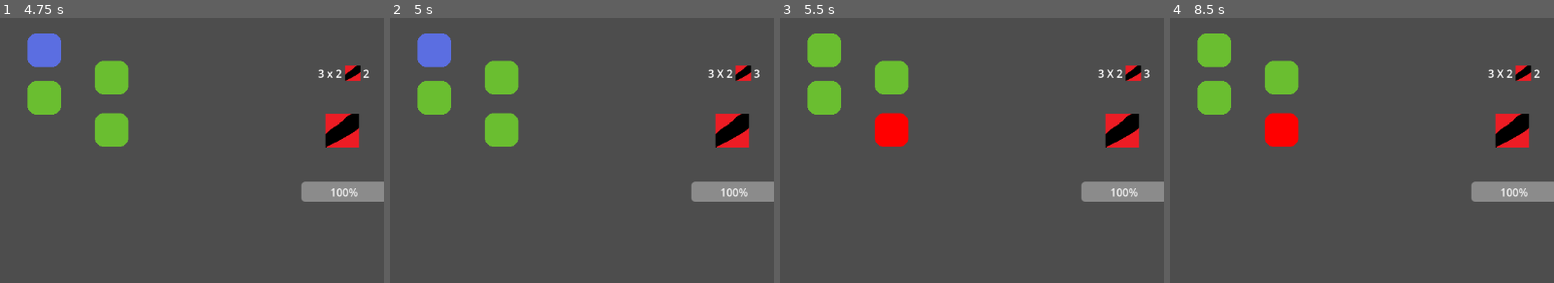
Above: before the commit, frames 1-4 (left to right).
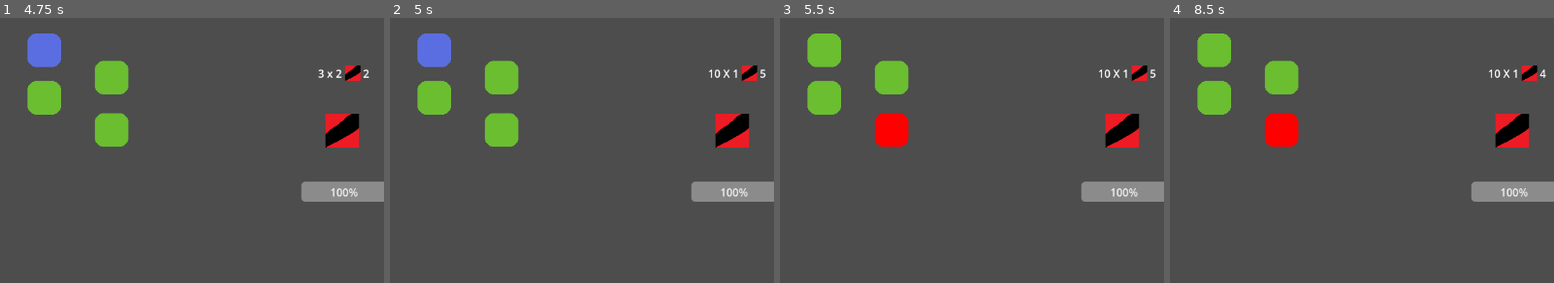
Above: after the commit, the same moments.

Repository: MarGamaDev/PuyoPuyoLike
Game: Godot game, scene res://Scenes/combat.tscn
The game is run twice, just before and just after one commit, with the same random seed, the same clock (stepped at 60 frames per second) and the same inputs. The engine's default icon, where the game draws it, is replaced by a stand-in: a white triangle on a blue panel in a dark square.
Inputs:
- Up to frame 1 (4.75 s): click "start" at 0.5 s; click "drop junk" at 1.25 s; click "Reset" at 2 s; click "start" at 2.75 s; tap Enter at 3.5 s; hold D (puyo_right) 3.53-4.28 s; tap 1 (TESTING_player_spawn) at 3.6 s; tap Space at 4.25 s; hold S (puyo_down) from 4.28 s (still down); tap J (puyo_rotate) at 4.35 s
- Up to frame 2 (5 s): keep holding S (puyo_down)
- Up to frame 3 (5.5 s): release S (puyo_down) at 5.03 s; hold D (puyo_right) from 5.03 s (still down); tap 1 (TESTING_player_spawn) at 5.1 s
- Up to frame 4 (8.5 s): tap Enter at 5.75, 8 s; tap J (puyo_rotate) at 5.85, 7.35 s; tap Space at 6.5 s; release D (puyo_right) at 6.53 s; hold A (puyo_left) 6.53-8.03 s; tap 1 (TESTING_player_spawn) at 6.6, 8.1 s; hold S (puyo_down) from 8.03 s (still down)
The pictures show only the part of the screen within x 28-78%, y 0-50%; the shares and areas given below are measured in that part.

Frame 1 is identical in both runs. In frame 2, 0.5% of the frame differs, in the area x 82-98%, y 17-24%; in frame 3, 0.5%; in frame 4, 0.5%.

Commit message:
linked attackts to player to handle damage, need to fix shielding weirdness

Diff:
--- a/Resources/EnemyAttacks/test_enemy_attack_1.tres
+++ b/Resources/EnemyAttacks/test_enemy_attack_1.tres
@@ -4,8 +4,8 @@
 
 [resource]
 script = ExtResource("1_fqmwc")
-damage = 3
-number_of_swings = 2
-number_of_turns_till_swing = 4
-attack_type = 9
+damage = 10
+number_of_swings = 1
+number_of_turns_till_swing = 6
+attack_type = 0
 metadata/_custom_type_script = "uid://6v5kccermtmr"
--- a/Resources/EnemyAttacks/test_enemy_attack_2.tres
+++ b/Resources/EnemyAttacks/test_enemy_attack_2.tres
@@ -7,5 +7,5 @@
 damage = 2
 number_of_swings = 1
 number_of_turns_till_swing = 6
-attack_type = 10
+attack_type = 1
 metadata/_custom_type_script = "uid://6v5kccermtmr"
--- a/Scenes/combat.tscn
+++ b/Scenes/combat.tscn
@@ -1,7 +1,9 @@
-[gd_scene load_steps=6 format=3 uid="uid://d3naap4gnytxh"]
+[gd_scene load_steps=8 format=3 uid="uid://d3naap4gnytxh"]
 
 [ext_resource type="Script" uid="uid://b0h0tx4msve02" path="res://scripts/Combat/combat_manager.gd" id="1_4ln8h"]
 [ext_resource type="PackedScene" uid="uid://bx5kscp85ypry" path="res://Scenes/Combat/Enemy/enemy.tscn" id="1_7jmb3"]
+[ext_resource type="Script" uid="uid://6v5kccermtmr" path="res://scripts/Combat/Enemy/enemy_attack.gd" id="3_avwh6"]
+[ext_resource type="Resource" uid="uid://ctf2g8pw88fk2" path="res://Resources/EnemyAttacks/test_enemy_attack_1.tres" id="4_d53gg"]
 [ext_resource type="PackedScene" uid="uid://buetvmo3m42v5" path="res://Scenes/puyo_manager.tscn" id="4_ubpar"]
 [ext_resource type="PackedScene" uid="uid://dh8e8u4ch381l" path="res://Scenes/combat_player.tscn" id="5_ut0kg"]
 [ext_resource type="PackedScene" uid="uid://1hbj1uv66mu2" path="res://Scenes/puyo_test_ui.tscn" id="5_yt1oa"]
@@ -12,6 +14,7 @@
 [node name="Enemy" parent="." instance=ExtResource("1_7jmb3")]
 position = Vector2(829, 168)
 attack_behaviour = 1
+attacks = Array[ExtResource("3_avwh6")]([ExtResource("4_d53gg")])
 
 [node name="PuyoManager" parent="." instance=ExtResource("4_ubpar")]
 
@@ -25,3 +28,4 @@
 [connection signal="on_enemy_attack" from="." to="Player" method="receive_attack"]
 [connection signal="on_end_player_turn" from="PuyoManager" to="." method="end_player_turn"]
 [connection signal="player_attack" from="PuyoManager" to="." method="process_player_attack"]
+[connection signal="on_player_damage_taken" from="Player" to="." method="_on_player_on_player_damage_taken"]
--- a/Scenes/combat_player.tscn
+++ b/Scenes/combat_player.tscn
@@ -1,6 +1,6 @@
 [gd_scene load_steps=2 format=3 uid="uid://dh8e8u4ch381l"]
 
-[ext_resource type="Script" uid="uid://balhx1a6a7qjn" path="res://Scripts/Combat/player.gd" id="1_0shjb"]
+[ext_resource type="Script" uid="uid://balhx1a6a7qjn" path="res://scripts/Combat/player.gd" id="1_0shjb"]
 
 [node name="combat_player" type="Node2D"]
 script = ExtResource("1_0shjb")
--- a/Scripts/Combat/combat_manager.gd
+++ b/Scripts/Combat/combat_manager.gd
@@ -12,11 +12,11 @@
 var enemies : Array = Array()
 
 func process_player_attack(attack : PlayerAttack) -> void:
-	print("blue: ", attack.blue)
-	print("red: ", attack.red)
-	print("green: ", attack.green)
-	print("yellow: ", attack.yellow)
-	print("chain: ", attack.chain)
+	#print("blue: ", attack.blue)
+	#print("red: ", attack.red)
+	#print("green: ", attack.green)
+	#print("yellow: ", attack.yellow)
+	#print("chain: ", attack.chain)
 	deal_player_damage.emit((attack.green + attack.red) * attack.chain)
 	add_player_shield.emit(attack.blue * attack.chain)
 	add_player_counter.emit(attack.yellow * attack.chain)
@@ -26,18 +26,18 @@
 	on_player_turn_taken.emit()
 
 func process_enemy_attack(enemy_attack: EnemyAttack) -> void:
-	##TODO make this happen AFTER being processed by player
-	$PuyoManager.add_to_spawn_queue(EnemyAttackHandler.process_attack(enemy_attack))
 	on_enemy_attack.emit(enemy_attack)
 
 func register_enemy(enemy : Enemy) -> void:
 	print("enemy registered")
 	on_enemy_registered.emit(enemy)
 	enemies.push_back(enemy)
-	##TODO make this not be connected to the enemy but rather the player
 	enemy.connect("on_attacking_player", process_enemy_attack)
 
 func deregister_enemy(enemy : Enemy) -> void:
 	print("enemy deregistered")
 	on_enemy_deregistered.emit(enemy)
 	enemies.erase(enemy)
+
+func _on_player_on_player_damage_taken(damage_taken: int, attack_type: EnemyAttack.EnemyAttackType) -> void:
+	$PuyoManager.add_to_spawn_queue(EnemyAttackHandler.process_attack(damage_taken, attack_type))
--- a/scripts/Combat/enemy_attack_handler.gd
+++ b/scripts/Combat/enemy_attack_handler.gd
@@ -19,10 +19,8 @@
 #has a var called damage
 
 
-static func process_attack(enemy_attack : EnemyAttack) -> PuyoQueueEvent:
+static func process_attack(attack_damage : int, attack_type : EnemyAttack.EnemyAttackType) -> PuyoQueueEvent:
 	var event_type : PuyoQueueEvent.EVENT_TYPE
-	var attack_type : EnemyAttack.EnemyAttackType = enemy_attack.attack_type
-	var attack_damage : int = enemy_attack.damage
 	match attack_type:
 		EnemyAttack.EnemyAttackType.DROP_RANDOM:
 			return PuyoQueueEvent.create(PuyoQueueEvent.EVENT_TYPE.JUNK_RANDOM, attack_damage)
--- a/scripts/puyo_manager.gd
+++ b/scripts/puyo_manager.gd
@@ -13,7 +13,7 @@
 
 func chain_popped(puyos_to_pop : Array, chain_length: int):
 	for puyo_group : Array in puyos_to_pop:
-		print("chain type: ", puyo_group[0].get_type(), " with ", puyo_group.size(), " puyos, chain length ", chain_length)
+		#print("chain type: ", puyo_group[0].get_type(), " with ", puyo_group.size(), " puyos, chain length ", chain_length)
 		#send attack to the combat manager
 		player_attack.emit(PlayerAttack.create_from_array(puyo_group, chain_length))
 
